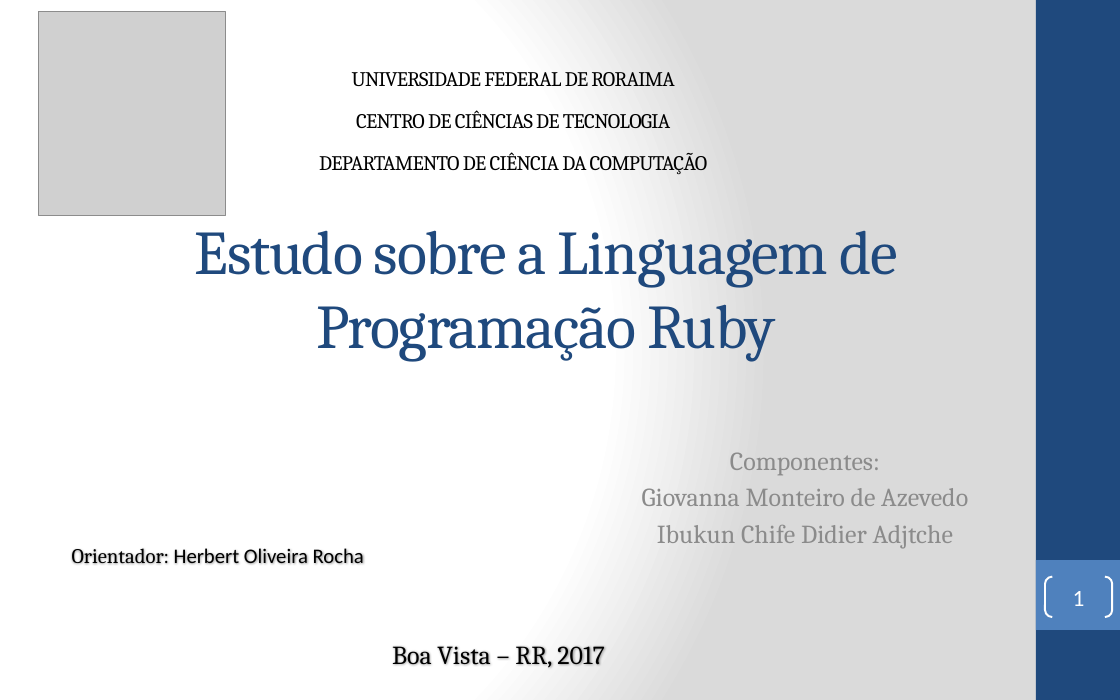
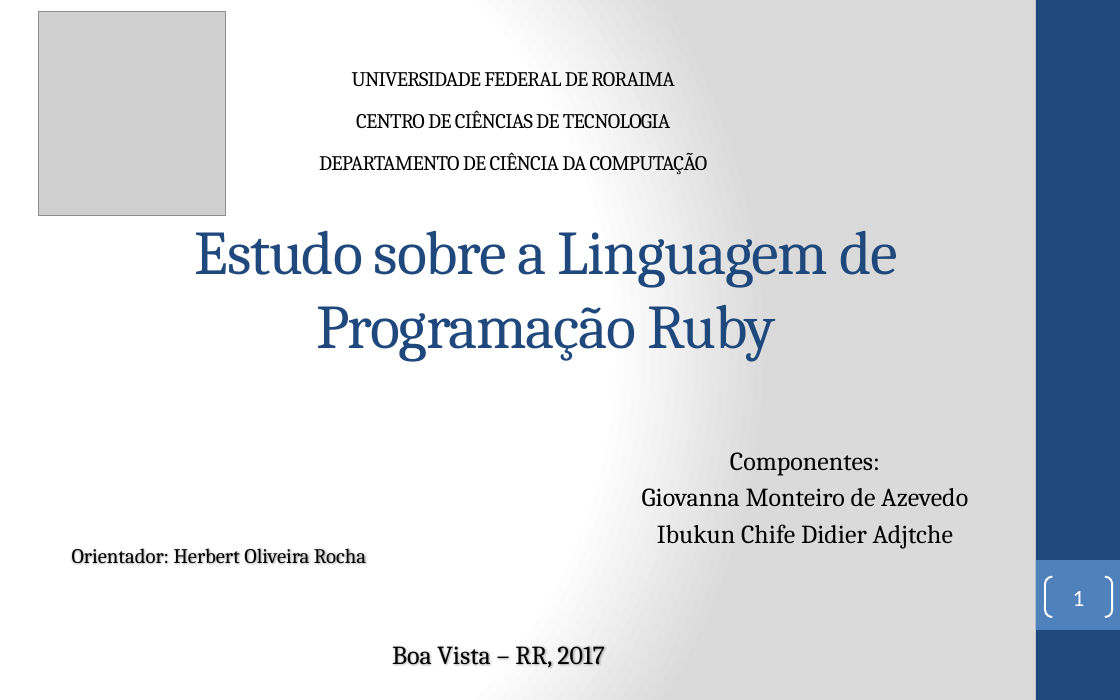
Before and after one commit to IbukunChife/LP_2017_ProjetoFinal_IbkGio, a slide deck: slide 1 of Apresentação Ruby.pptx. Drawn at 1120x700 pixels with LibreOffice and Linux fonts; fonts in the diff are those of the drawing; grey boxes stand for pictures. Boxes give left, top, right and bottom in pixels: in the first picture for what was removed or moved away, otherwise in the second. Text is boxed around its words. In the diff, an @@ line names an element or a change of style, - is before the commit and + after.

Commit message:
Apresentação de Ruby sem animações
Retirei as animações

```diff
--- a/Apresentação Ruby.pptx
+++ b/Apresentação Ruby.pptx
@@ subtitle "Componentes:" at bbox=[642, 452, 968, 549]: text colour #8C8C8C to #000000 @@
@@ text "Orientador: Herbert Oliveira Rocha" at bbox=[72, 548, 366, 564]: font Calibri to Cambria in "Herbert Oliveira Rocha" @@
```
Also in this commit, not shown: 2 other files.
